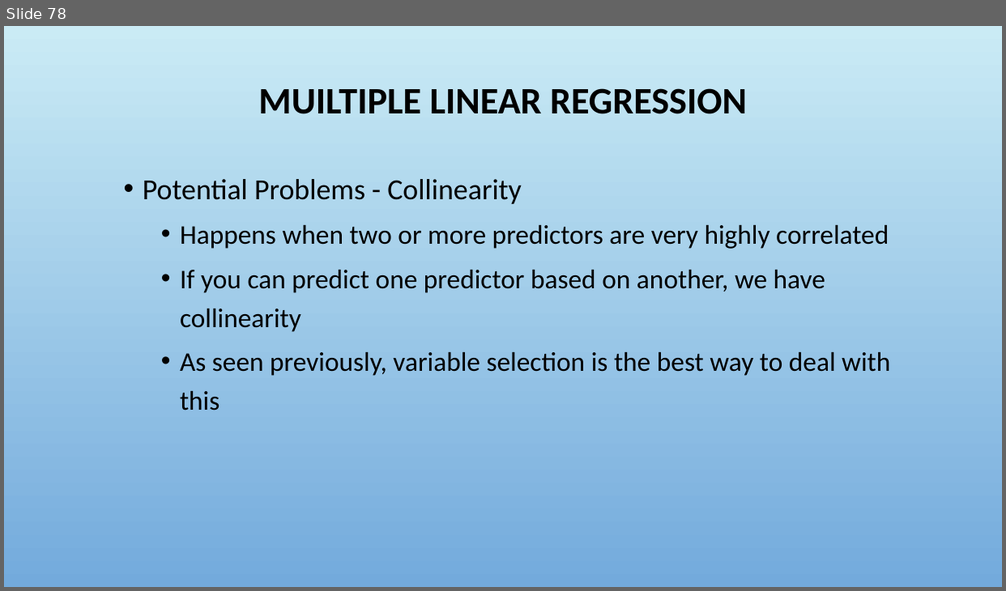
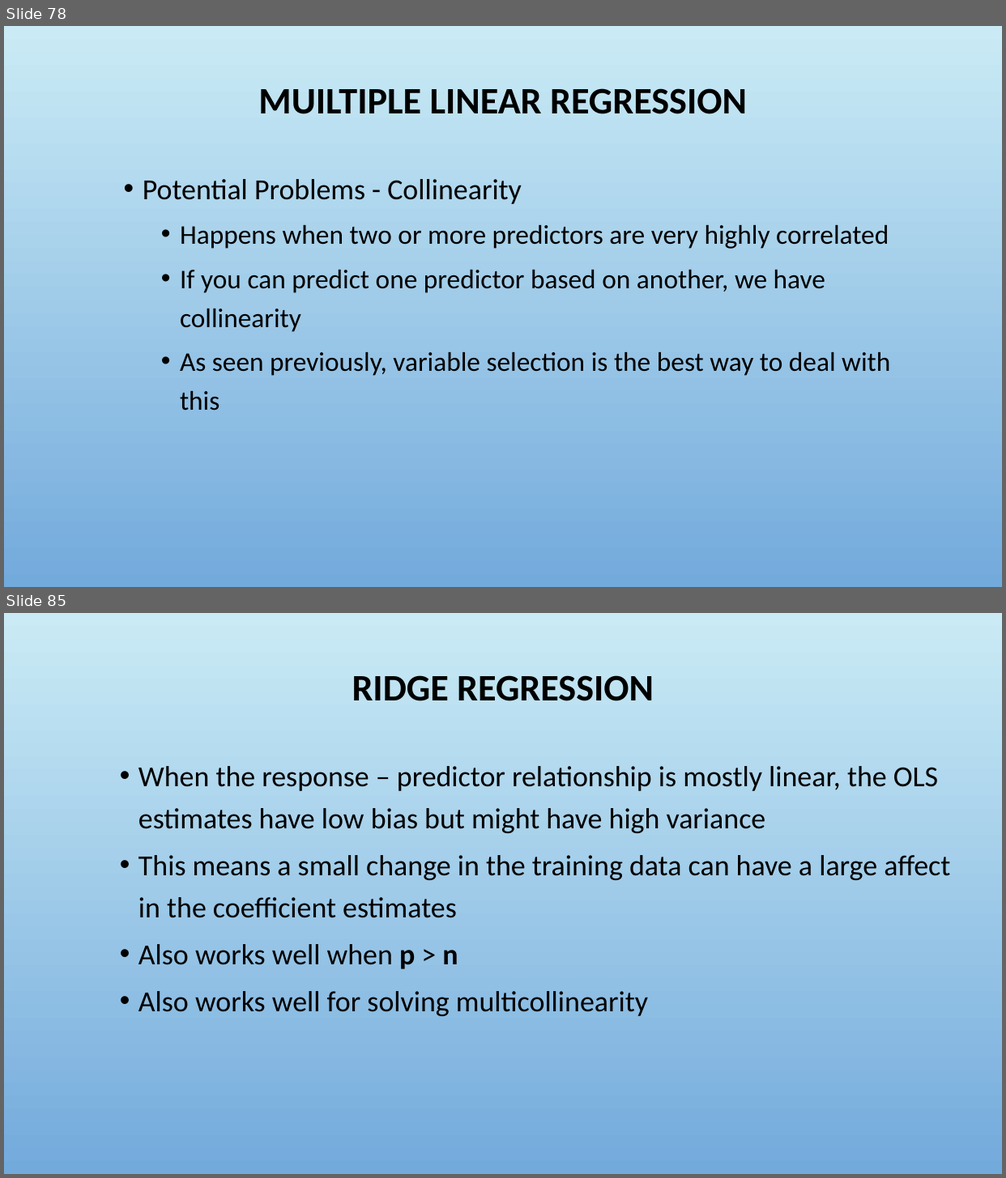
Before and after one commit to fredhutchio/intro-machine-learning, a slide deck: 3. Regression.pptx. Shown one above the other, each under a label of ours: slide 78 before the commit, slides 78 and 85 after it; the slides between them are not shown. The pictures are 1006x591 and 1006x1178 pixels, drawn with LibreOffice and Linux fonts; fonts in the diff are those of the drawing; background and template pictures are left out. Boxes give left, top, right and bottom in pixels: in the first picture for what was removed or moved away, otherwise in the second. Text is boxed around its words. In the diff, an @@ line names an element or a change of style, - is before the commit and + after.

```diff
--- a/3. Regression.pptx
+++ b/3. Regression.pptx
@@ slide 85 added at box(4, 613, 1002, 1174), background picture (left out) @@
@@ title added at box(352, 675, 654, 701), 36 pt, text #000000, bold @@
+RIDGE REGRESSION
@@ text added at box(138, 766, 950, 1016), 28 pt, text #000000 @@
+    • When the response – predictor relationship is mostly linear, the OLS estimates have low bias but might have high variance
+    • This means a small change in the training data can have a large affect in the coefficient estimates
+    • Also works well when p > n
+    • Also works well for solving multicollinearity
```
Also in this commit, not shown: 2 slides changed, 10 other slides added, 1 other file.
